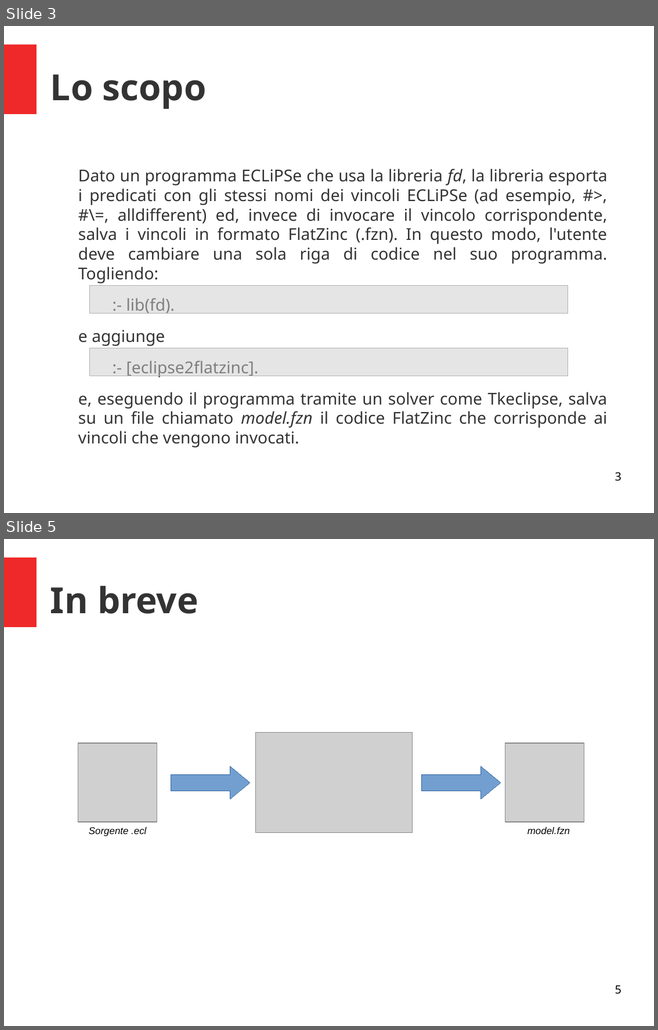
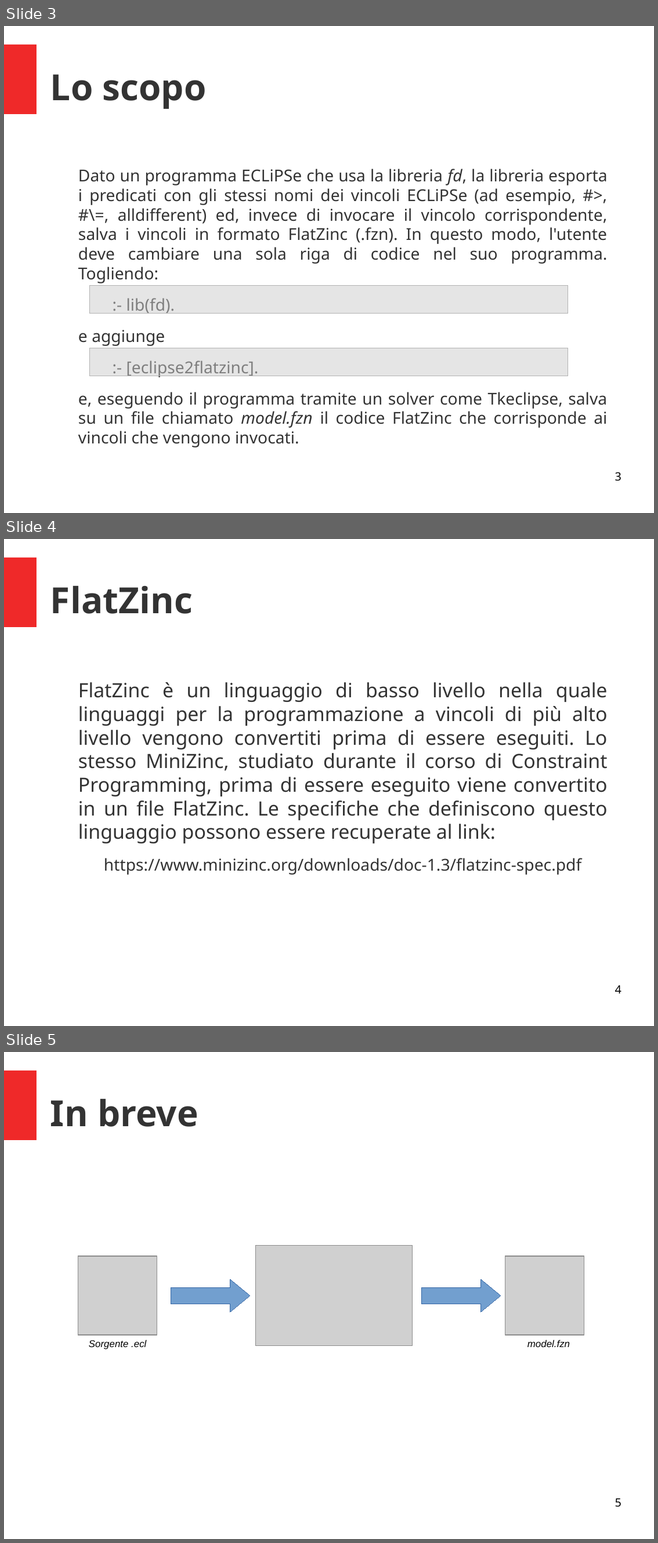
Before and after one commit to padovanl/eclipse2flatzinc, a slide deck: presentazione.odp. Shown one above the other, each under a label of ours: slides 3 and 5 before the commit, slides 3, 4 and 5 after it; the slides between them are not shown. The pictures are 658x1030 and 658x1543 pixels, drawn with LibreOffice and Linux fonts; fonts in the diff are those of the drawing; grey boxes stand for pictures. Boxes give left, top, right and bottom in pixels: in the first picture for what was removed or moved away, otherwise in the second. Text is boxed around its words. In the diff, an @@ line names an element or a change of style, - is before the commit and + after.

```diff
--- a/presentazione.odp
+++ b/presentazione.odp
@@ slide 4 added at (4,539,654,1026), background #FFFFFF; not listed: 1 template element that a slide beside it also shows @@
@@ title added at (50,586,192,614), 44 pt, text #333333, bold @@
+FlatZinc
@@ text added at (78,682,607,875), 24 pt, text #333333 @@
+FlatZinc è un linguaggio di basso livello nella quale linguaggi per la programmazione a vincoli di più alto livello vengono convertiti prima di essere eseguiti. Lo stesso MiniZinc, studiato durante il corso di Constraint Programming, prima di essere eseguito viene convertito in un file FlatZinc. Le specifiche che definiscono questo linguaggio possono essere recuperate al link:
+https://www.minizinc.org/downloads/doc-1.3/flatzinc-spec.pdf
@@ page number added at (615,985,621,994), 14 pt, text #000000 @@
+4
```
Also in this commit, not shown: 3 other slides added, 1 slide removed, 1 other file.
